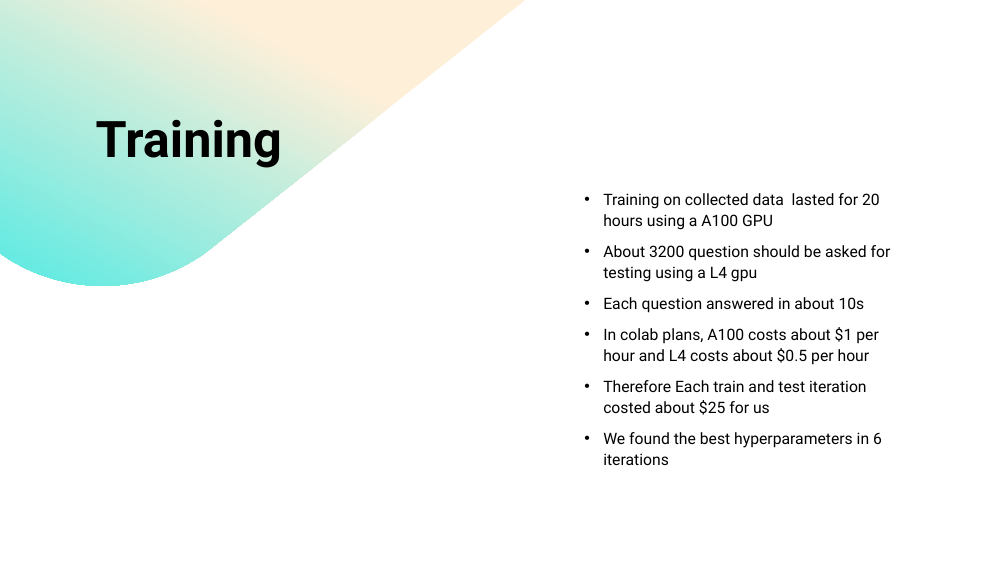
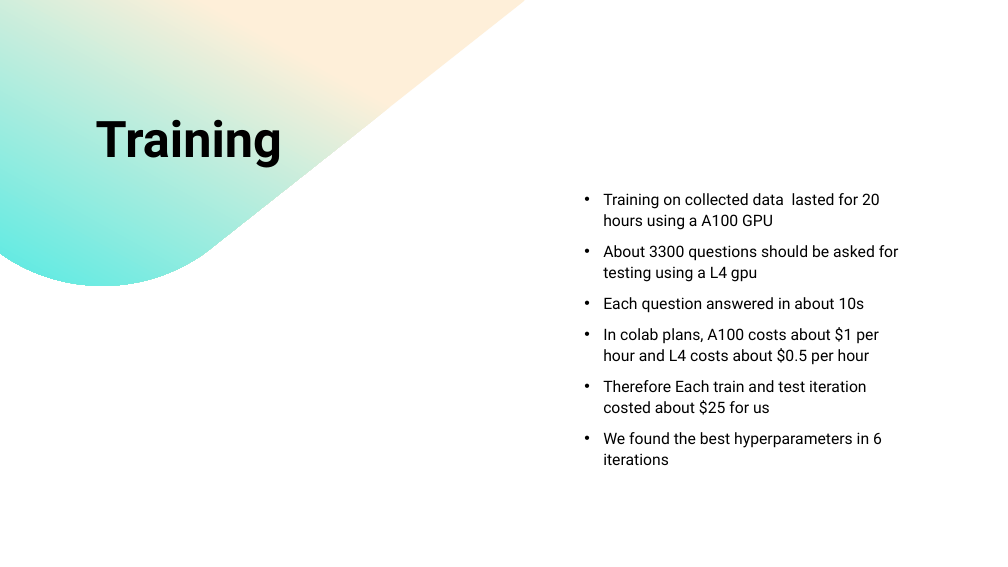
Before and after one commit to Mehrdadghassabi/Gaokerena-R, a slide deck: slide 9 of assets/thesis_documents/presentaion/Presentation 10.pptx (slide 8 before the commit). Drawn at 1008x567 pixels with LibreOffice and Linux fonts; fonts in the diff are those of the drawing. Boxes give left, top, right and bottom in pixels: in the first picture for what was removed or moved away, otherwise in the second. Text is boxed around its words. In the diff, an @@ line names an element or a change of style, - is before the commit and + after.

```diff
--- a/assets/thesis_documents/presentaion/Presentation 10.pptx
+++ b/assets/thesis_documents/presentaion/Presentation 10.pptx
@@ text at [603, 245, 899, 282]: text changed @@
-• About 3200 question should be asked for testing using a L4 gpu
+• About 3300 questions should be asked for testing using a L4 gpu
```
Also in this commit, not shown: 8 other slides changed, 5 slides added, 1 other file.
